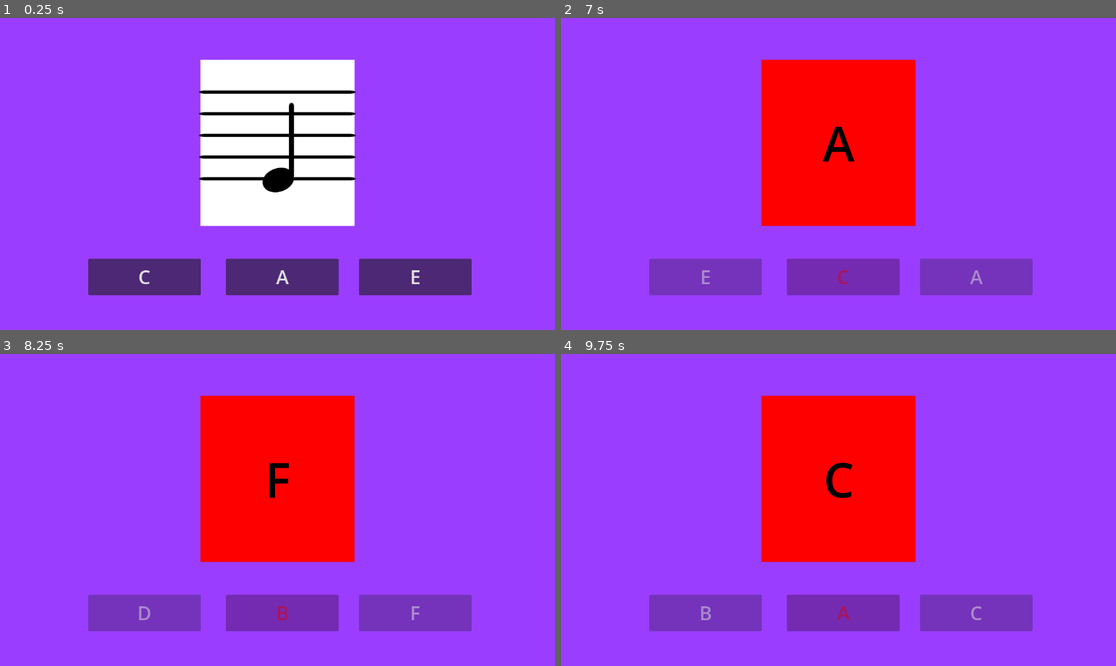
Above: before the commit, frames 1-4 (two rows, left to right).
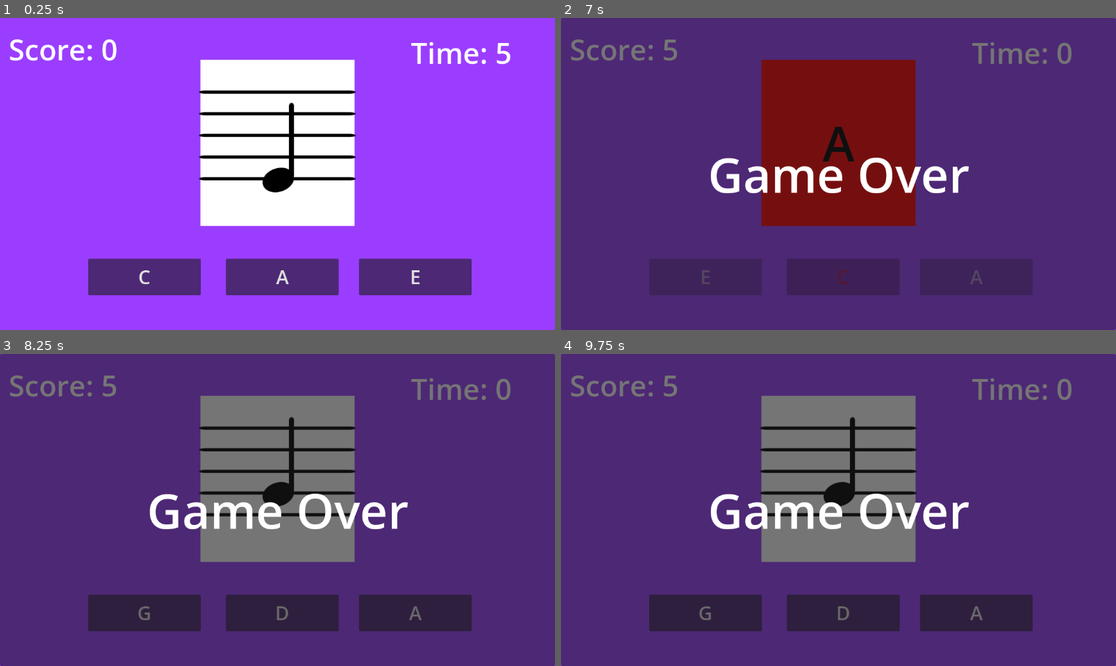
Above: after the commit, the same moments.

Repository: firesmoker/flashcards1
Game: Godot game, scene res://scenes/game.tscn
Two runs of this game, one before a commit and one after it. Both use one fixed random seed, a clock stepped at 60 frames per second and the inputs below.
Inputs:
- Up to frame 1 (0.25 s): no input
- Up to frame 2 (7 s): click "C" at 0.5 s; click "F" at 1.25 s; click "B" at 2 s; click "D" at 2.75 s; click "F" at 3.5 s; click "A" at 4.25 s; click "E" at 5 s; click "G" at 5.75 s; click "C" at 6.5 s
- Up to frame 3 (8.25 s): click "G" at 7.25 s; click "B" (after the commit: "D") at 8 s
- Up to frame 4 (9.75 s): click "A" at 8.75 s; click "A" at 9.5 s

The runs differ from the first frame. In frame 1, 0.9% of the frame differs, in the area x 1-92%, y 6-15%; in frame 2, 100%; in frame 3, 100%, in the area x 0-100%, y 0-100%; in frame 4, 100%.

Commit message:
scoore and time functionality

Diff:
--- a/scenes/game.tscn
+++ b/scenes/game.tscn
@@ -221,6 +221,45 @@
 expand_mode = 1
 metadata/_edit_lock_ = true
 
+[node name="ScoreLabel" type="Label" parent="UI"]
+offset_left = 18.0
+offset_top = 23.0
+offset_right = 210.0
+offset_bottom = 106.0
+theme_override_font_sizes/font_size = 60
+text = "Score: "
+
+[node name="TimerLabel" type="Label" parent="UI"]
+offset_left = 853.0
+offset_top = 30.0
+offset_right = 1045.0
+offset_bottom = 113.0
+theme_override_font_sizes/font_size = 60
+text = "Time: "
+
+[node name="GameOverOverlay" type="Panel" parent="UI"]
+anchors_preset = 15
+anchor_right = 1.0
+anchor_bottom = 1.0
+grow_horizontal = 2
+grow_vertical = 2
+
+[node name="Label" type="Label" parent="UI/GameOverOverlay"]
+layout_mode = 1
+anchors_preset = 8
+anchor_left = 0.5
+anchor_top = 0.5
+anchor_right = 0.5
+anchor_bottom = 0.5
+offset_left = -20.0
+offset_top = -11.5
+offset_right = 20.0
+offset_bottom = 11.5
+grow_horizontal = 2
+grow_vertical = 2
+theme_override_font_sizes/font_size = 100
+text = "Game Over"
+
 [node name="GameManager" type="Node2D" parent="."]
 unique_name_in_owner = true
 script = ExtResource("2_yqjtg")
--- a/scripts/game_manager.gd
+++ b/scripts/game_manager.gd
@@ -3,13 +3,23 @@
 var recieved_note: String
 var notes_bank: Array[String] = ["A4","B4","C4","D4","E4","F4","G4",]
 var notes_locations: Dictionary = {"A4":5,"B4":6,"C4":0,"D4":1,"E4":2,"F4":3,"G4":4,}
+var stem_reverse_location_threshold: int
 var note_step_size: float = 22.5
 var note_y_position: float = 245
+var current_score: int = 0
+var success_time_bonus: float = 2
+var success_score_bonus: float = 5
+static var max_score: int = 0
+var level_timer: float = 5
+@onready var score_label: Label = $"../UI/ScoreLabel"
+@onready var timer_label: Label = $"../UI/TimerLabel"
 @onready var staff: Control = $"../UI/NoteDisplay/Staff"
 @onready var note_display: Panel = $"../UI/NoteDisplay"
 @onready var note_name: Label = $"../UI/NoteDisplay/NoteName"
 @onready var note_buttons: Control = $"../UI/NoteButtons"
 @onready var note_image: TextureRect = $"../UI/NoteDisplay/NoteImage"
+@onready var game_over_overlay: Panel = $"../UI/GameOverOverlay"
+
 var current_note_buttons: Array
 signal ready_for_next_level
 signal success
@@ -19,6 +29,10 @@
 @onready var audio: AudioStreamPlayer2D = $"../Audio"
 
 func _ready() -> void:
+	game_over_overlay.visible = false
+	score_label.text = "Score: 0"
+	stem_reverse_location_threshold = notes_locations["B4"]
+	ProjectSettings.set_setting("display/window/handheld/orientation", "portrait")
 	#DisplayServer.screen_set_orientation(DisplayServer.ScreenOrientation.SCREEN_LANDSCAPE)
 	current_note_buttons = note_buttons.get_children()
 	set_level(create_random_level_notes())
@@ -27,7 +41,34 @@
 	if event is InputEventKey and event.pressed and not event.echo:
 		var key_pressed: String = OS.get_keycode_string(event.keycode)
 		print("A key was pressed: ", key_pressed)
+		var note_value: String = key_pressed + "4"
+		get_user_input(note_value)
 
+func _process(delta: float) -> void:
+	update_timer(delta)
+	success_time_bonus *= 0.9997
+	print(success_time_bonus)
+
+func update_timer(delta: float) -> void:
+	level_timer -= delta
+	var display_timer: int = round_up(level_timer)
+	if display_timer < 0:
+		display_timer = 0
+	timer_label.text = "Time: " + var_to_str(display_timer)
+	#print(level_timer)
+	if level_timer <= 0:
+		game_over()
+
+
+func round_up(num: float) -> float:
+	var new_num: float = round(num)
+	if new_num < num:
+		return new_num + 1
+	else:
+		return new_num
+
+func game_over() -> void:
+	game_over_overlay.visible = true
 
 func scan_buttons_for_matching_input(note: String) -> void:
 	for button: Button in current_note_buttons:
@@ -36,6 +77,11 @@
 				pass
 		pass
 
+func update_score(points: int) -> void:
+	current_score += points
+	score_label.text = "Score: " + var_to_str(current_score)
+	if max_score < current_score:
+		max_score = current_score
 
 func change_level_note(new_note: String) -> void:
 	current_note = new_note
@@ -55,7 +101,7 @@
 		stem_axis.rotation = 0
 
 func set_stem_rotation() -> void:
-	if notes_locations[current_note] >= 6:
+	if notes_locations[current_note] >= stem_reverse_location_threshold:
 		flip_stem(true)
 	else:
 		flip_stem(false)
@@ -70,13 +116,20 @@
 	else:
 		helper_line.visible = false
 
-func determine_success(button_pressed: Button) -> bool:
+func determine_success(button_pressed: Button = null) -> bool:
 	if recieved_note == current_note:
-		emit_signal("success",true, button_pressed)
+		audio.stream = audio.get_sound("click")
+		audio.play()
+		if button_pressed:
+			emit_signal("success",true, button_pressed)
+		update_score(success_score_bonus)
+		level_timer += success_time_bonus
 		#print("success!")
 		flash_color(Color.GREEN)
 		return true
 	else:
+		audio.stream = audio.get_sound("wrong")
+		audio.play()
 		emit_signal("success",false, button_pressed)
 		#print("fail!")
 		flash_color(Color.RED)
@@ -92,7 +145,7 @@
 			button.mouse_filter = Control.MOUSE_FILTER_STOP
 
 
-func get_user_input(selected_note: String, button_pressed: Button) -> void:
+func get_user_input(selected_note: String, button_pressed: Button = null) -> void:
 	#print(button_pressed)
 	toggle_note_name(true)
 	disable_buttons()
--- a/scripts/note_button.gd
+++ b/scripts/note_button.gd
@@ -26,12 +26,12 @@
 	if button_pressed == self:
 		if success:
 			flash_color(Color.GREEN)
-			audio.stream = audio.get_sound("click")
-			audio.play()
+			#audio.stream = audio.get_sound("click")
+			#audio.play()
 		else:
 			flash_color(Color.RED)
-			audio.stream = audio.get_sound("wrong")
-			audio.play()
+			#audio.stream = audio.get_sound("wrong")
+			#audio.play()
 
 func flash_color(new_color: Color = Color.GREEN, time: float = 0.5) -> void:
 	self.modulate = new_color
Not shown, added: todo.md
